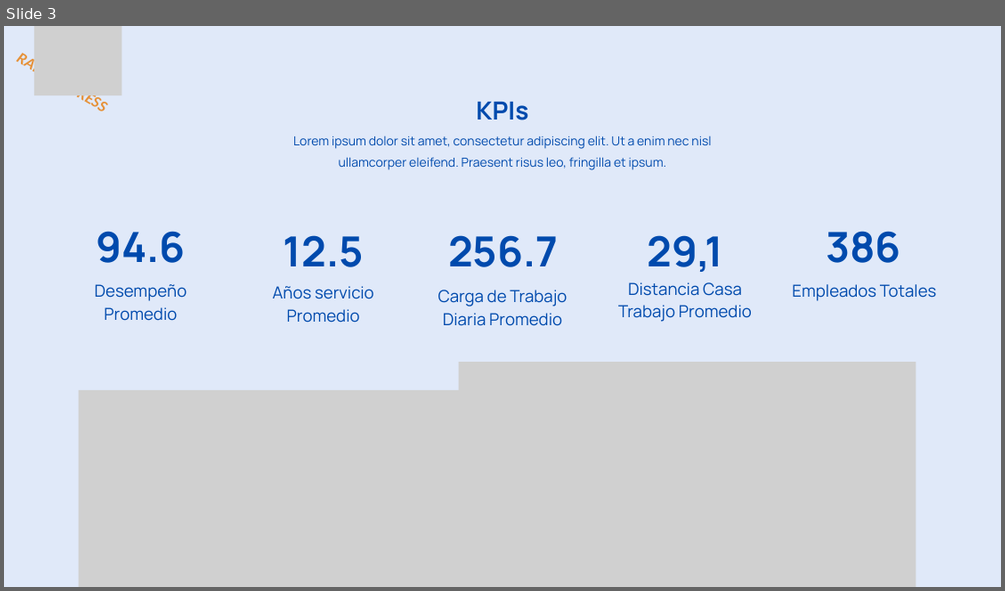
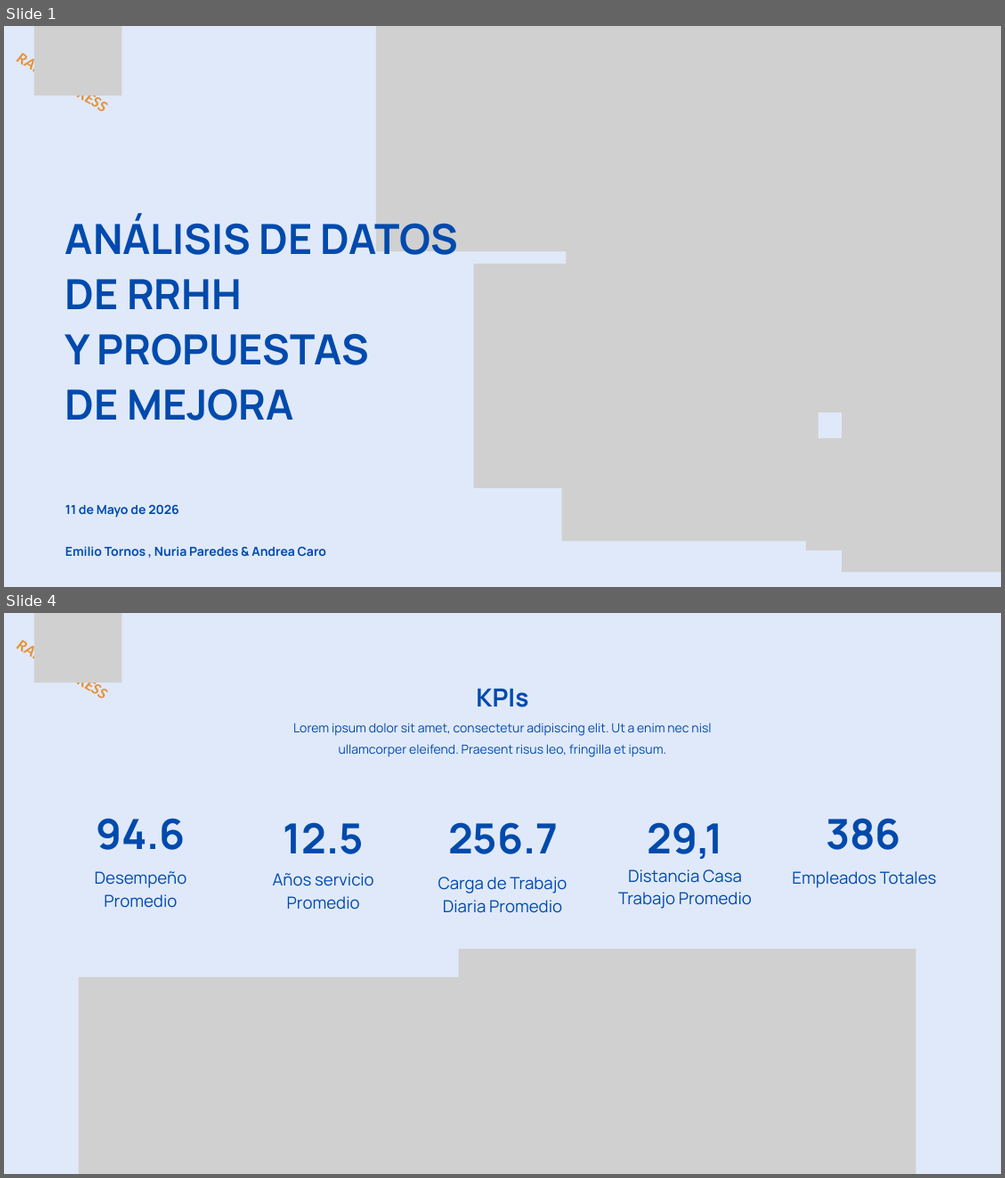
Before and after one commit to ITACADEMYprojectes/ProjecteData, a slide deck: Equip_28/Results/Analisis_PAP_and_ABL_RapidExpres_2026_04_05.pptx. Shown one above the other, each under a label of ours: slide 3 before the commit, slides 1 and 4 after it; the slides between them are not shown. The pictures are 1005x591 and 1005x1178 pixels, drawn with LibreOffice and Linux fonts; fonts in the diff are those of the drawing; grey boxes stand for pictures. Boxes give left, top, right and bottom in pixels: in the first picture for what was removed or moved away, otherwise in the second. Text is boxed around its words. In the diff, an @@ line names an element or a change of style, - is before the commit and + after.

```diff
--- a/Equip_28/Results/Analisis_PAP_and_ABL_RapidExpres_2026_04_05.pptx
+++ b/Equip_28/Results/Analisis_PAP_and_ABL_RapidExpres_2026_04_05.pptx
@@ slide 1 added at <box>4,26,1001,587</box>, background #E0E9F9 @@
@@ text added at <box>4,40,120,128</box>, 23 pt, text #E69138, bold, italic @@
+RAPID EXPRESS
@@ picture added at <box>34,26,121,95</box> @@
@@ picture added at <box>376,26,807,251</box> @@
@@ picture added at <box>566,26,1001,412</box> @@
@@ picture added at <box>841,100,1001,572</box> @@
@@ text added at <box>65,216,458,420</box>, 60 pt, text #004AAD, bold @@
+ANÁLISIS DE DATOS DE RRHH
+Y PROPUESTAS
+DE MEJORA
@@ picture added at <box>474,264,730,488</box> @@
@@ picture added at <box>562,316,818,540</box> @@
@@ picture added at <box>806,438,922,550</box> @@
@@ text added at <box>65,504,326,556</box>, 18 pt, text #004AAD, bold @@
+11 de Mayo de 2026
+Emilio Tornos , Nuria Paredes & Andrea Caro
@@ what was slide 3 is now slide 4 @@
```
Also in this commit, not shown: 2 slides changed, 1 other file.
